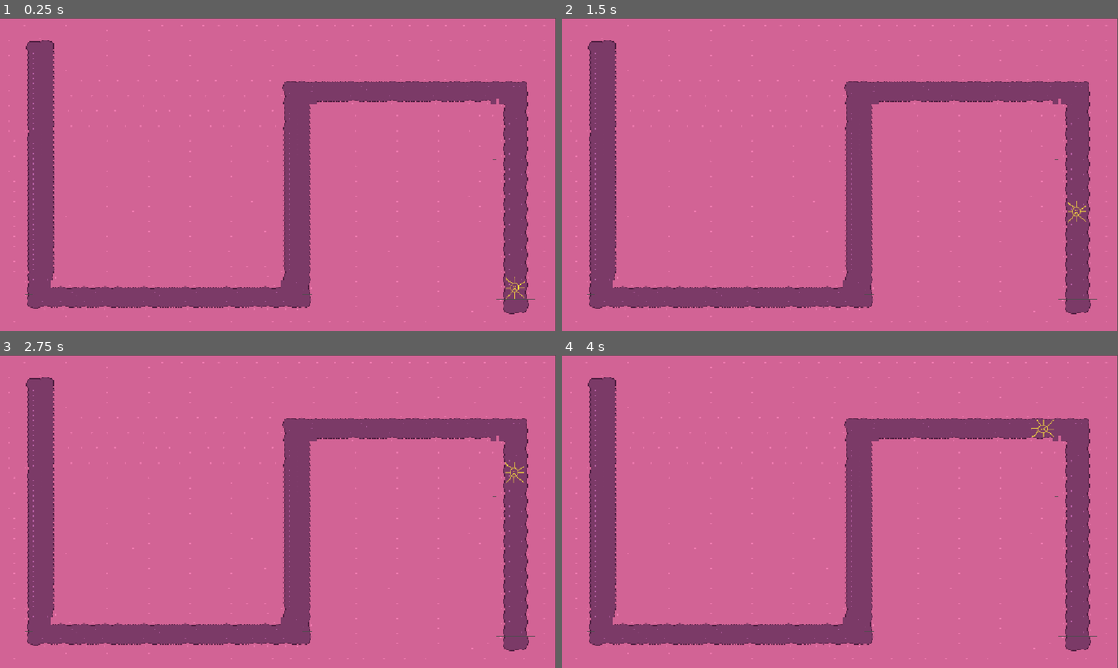
Above: before the commit, frames 1-4 (two rows, left to right).
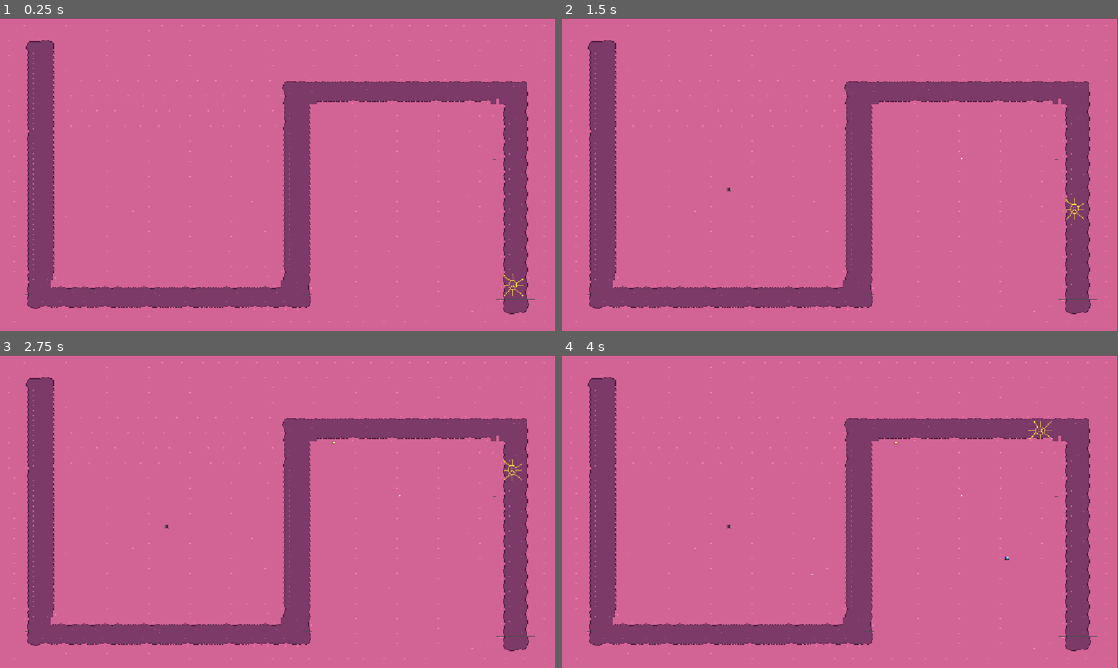
Above: after the commit, the same moments.

Repository: Justinhere2025/Keep-The-Sleep
Game: Godot game, scene res://Tileset.tscn
Two runs of this game, one before a commit and one after it. Both use one fixed random seed, a clock stepped at 60 frames per second and the inputs below.
Inputs (mouse positions are in pixels of both pictures, inside the frame that each line leads up to):
- Up to frame 1 (0.25 s): no input
- Up to frame 2 (1.5 s): move the mouse to (962, 158) at 0.52 s; tap 1 (select_Airpods, bound only after the commit) at 0.6 s; click (962, 158) at 0.67 s; tap 2 (select_Blanket, bound only after the commit) at 0.8, 1.35 s; move the mouse to (728, 190) at 1.27 s; click (728, 190) at 1.42 s
- Up to frame 3 (2.75 s): tap 3 (select_Book, bound only after the commit) at 1.55, 2.1 s; move the mouse to (333, 442) at 2.02 s; click (333, 442) at 2.17 s; tap 4 (select_Milk, bound only after the commit) at 2.3 s
- Up to frame 4 (4 s): move the mouse to (812, 574) at 2.77 s; tap 4 (select_Milk, bound only after the commit) at 2.85 s; click (812, 574) at 2.92 s; tap 5 (select_Picture, bound only after the commit) at 3.05, 3.6 s; move the mouse to (1006, 558) at 3.52 s; click (1006, 558) at 3.67 s; tap 6 (select_Pillow, bound only after the commit) at 3.8 s

The runs differ from the first frame. In frame 1, less than 0.1% of the frame differs, in the area x 90-95%, y 81-90%; in frame 2, 0.1%; in frame 3, 0.1%, in the area x 29-95%, y 27-56%; in frame 4, 0.1%.

Commit message:
Tried some code

Diff:
--- a/Tileset.tscn
+++ b/Tileset.tscn
@@ -3,7 +3,13 @@
 [ext_resource type="Texture2D" uid="uid://dnd61b1ia1e00" path="res://Assets/Tileset.png" id="1_x0y78"]
 [ext_resource type="Texture2D" uid="uid://ckbiacstkaylp" path="res://Piskel/Sun.png" id="4_83fej"]
 [ext_resource type="Script" uid="uid://00cjbq208n8a" path="res://Tower_manager.gd" id="4_ba2i4"]
+[ext_resource type="PackedScene" uid="uid://cwwjon7dxs3cb" path="res://Towers/Airpods.tscn" id="5_f3utf"]
 [ext_resource type="Script" uid="uid://cl3823medc5d2" path="res://path_follow_2d.gd" id="5_gieg7"]
+[ext_resource type="PackedScene" uid="uid://bh7ykster8snh" path="res://Towers/Blanket.tscn" id="6_cwyoe"]
+[ext_resource type="PackedScene" uid="uid://r73vk5xtemtb" path="res://Towers/Book.tscn" id="7_qmqe4"]
+[ext_resource type="PackedScene" uid="uid://c6d84cbppkut8" path="res://Towers/Milk.tscn" id="8_ct1mj"]
+[ext_resource type="PackedScene" uid="uid://vtn6cyqhm42" path="res://Towers/Picture.tscn" id="9_38p4l"]
+[ext_resource type="PackedScene" uid="uid://c8bv6vl4cdsx" path="res://Towers/Pillow.tscn" id="10_p7ypd"]
 
 [sub_resource type="TileSetAtlasSource" id="TileSetAtlasSource_y1tr2"]
 texture = ExtResource("1_x0y78")
@@ -15874,16 +15880,22 @@
 curve = SubResource("Curve2D_83fej")
 
 [node name="PathFollow2D" type="PathFollow2D" parent="Path2D" unique_id=1604379024]
-position = Vector2(467.00003, 672)
+position = Vector2(465, 687)
 rotation = -1.5743248
 loop = false
 script = ExtResource("5_gieg7")
 
 [node name="Sun" type="Sprite2D" parent="Path2D/PathFollow2D" unique_id=1828120193]
-position = Vector2(26.631367, -0.9985094)
+position = Vector2(44.045586, -12.844727)
 rotation = 1.5652697
 scale = Vector2(3.5895786, 4.48696)
 texture = ExtResource("4_83fej")
 
-[node name="Node2D" type="Node2D" parent="." unique_id=121414810]
+[node name="Tower Placer" type="Node2D" parent="." unique_id=121414810]
 script = ExtResource("4_ba2i4")
+Airpods = ExtResource("5_f3utf")
+Blanket = ExtResource("6_cwyoe")
+Book = ExtResource("7_qmqe4")
+Milk = ExtResource("8_ct1mj")
+Picture = ExtResource("9_38p4l")
+Pillow = ExtResource("10_p7ypd")
--- a/Tower_manager.gd
+++ b/Tower_manager.gd
@@ -12,6 +12,7 @@
 
 func _process(_delta: float) -> void:
 	if Input.is_action_just_pressed("select_Airpods"):
+		print("Airpods detected!")
 		selected_tower = Airpods
 
 	if Input.is_action_just_pressed("select_Blanket"):
@@ -36,4 +37,18 @@
 func _unhandled_input(event: InputEvent) -> void:
 	if event is InputEventMouseButton:
 		if event.button_index == MOUSE_BUTTON_LEFT and event.pressed:
+			print("Map Clicked!")
 			place_tower()
+
+func place_tower() -> void:
+	if selected_tower == null:
+		print("No tower selected")
+		return
+
+	var tower = selected_tower.instantiate();
+	add_child(tower)
+
+	tower.global_position = get_global_mouse_position()
+	tower.z_index = 10
+
+	print("Tower Placed!")
--- /dev/null
+++ b/Towers/Airpods.tscn
@@ -0,0 +1,6 @@
+[gd_scene format=3 uid="uid://cwwjon7dxs3cb"]
+
+[ext_resource type="Texture2D" uid="uid://yct0q0hwkyei" path="res://Piskel/Airpods.png" id="1_5ttir"]
+
+[node name="Sprite2D" type="Sprite2D" unique_id=2005478553]
+texture = ExtResource("1_5ttir")
--- /dev/null
+++ b/Towers/Blanket.tscn
@@ -0,0 +1,6 @@
+[gd_scene format=3 uid="uid://bh7ykster8snh"]
+
+[ext_resource type="Texture2D" uid="uid://b2lnr0xwco7if" path="res://Piskel/Blanket.png" id="1_08y82"]
+
+[node name="Sprite2D" type="Sprite2D" unique_id=573130951]
+texture = ExtResource("1_08y82")
--- /dev/null
+++ b/Towers/Book.tscn
@@ -0,0 +1,6 @@
+[gd_scene format=3 uid="uid://r73vk5xtemtb"]
+
+[ext_resource type="Texture2D" uid="uid://dj03a44ehfrbk" path="res://Piskel/Book.png" id="1_ckbho"]
+
+[node name="Sprite2D" type="Sprite2D" unique_id=312847716]
+texture = ExtResource("1_ckbho")
--- /dev/null
+++ b/Towers/Milk.tscn
@@ -0,0 +1,6 @@
+[gd_scene format=3 uid="uid://c6d84cbppkut8"]
+
+[ext_resource type="Texture2D" uid="uid://dovju7virkdqg" path="res://Piskel/Milk.png" id="1_6m0qm"]
+
+[node name="Sprite2D" type="Sprite2D" unique_id=1608228232]
+texture = ExtResource("1_6m0qm")
--- /dev/null
+++ b/Towers/Picture.tscn
@@ -0,0 +1,6 @@
+[gd_scene format=3 uid="uid://vtn6cyqhm42"]
+
+[ext_resource type="Texture2D" uid="uid://dlu1a64gf5784" path="res://Piskel/Picture.png" id="1_ffylq"]
+
+[node name="Sprite2D" type="Sprite2D" unique_id=436277826]
+texture = ExtResource("1_ffylq")
--- /dev/null
+++ b/Towers/Pillow.tscn
@@ -0,0 +1,6 @@
+[gd_scene format=3 uid="uid://c8bv6vl4cdsx"]
+
+[ext_resource type="Texture2D" uid="uid://hxxj5bg3aryx" path="res://Piskel/Pillow.png" id="1_87mpn"]
+
+[node name="Sprite2D" type="Sprite2D" unique_id=106033120]
+texture = ExtResource("1_87mpn")
--- a/project.godot
+++ b/project.godot
@@ -22,37 +22,37 @@
 
 [input]
 
-Airpods={
+select_Airpods={
 "deadzone": 0.2,
 "events": [Object(InputEventKey,"resource_local_to_scene":false,"resource_name":"","device":-1,"window_id":0,"alt_press …(191 unchanged characters)…
 ]
 }
-Sleep_Mask={
+select_Blanket={
 "deadzone": 0.2,
 "events": [Object(InputEventKey,"resource_local_to_scene":false,"resource_name":"","device":-1,"window_id":0,"alt_press …(191 unchanged characters)…
 ]
 }
-Picture={
+select_Book={
 "deadzone": 0.2,
 "events": [Object(InputEventKey,"resource_local_to_scene":false,"resource_name":"","device":-1,"window_id":0,"alt_press …(191 unchanged characters)…
 ]
 }
-Blanket={
+select_Milk={
 "deadzone": 0.2,
 "events": [Object(InputEventKey,"resource_local_to_scene":false,"resource_name":"","device":-1,"window_id":0,"alt_press …(191 unchanged characters)…
 ]
 }
-Pillow={
+select_Picture={
 "deadzone": 0.2,
 "events": [Object(InputEventKey,"resource_local_to_scene":false,"resource_name":"","device":-1,"window_id":0,"alt_press …(191 unchanged characters)…
 ]
 }
-Book={
+select_Pillow={
 "deadzone": 0.2,
 "events": [Object(InputEventKey,"resource_local_to_scene":false,"resource_name":"","device":-1,"window_id":0,"alt_press …(191 unchanged characters)…
 ]
 }
-Milk={
+select_Sleep_Mask={
 "deadzone": 0.2,
 "events": [Object(InputEventKey,"resource_local_to_scene":false,"resource_name":"","device":-1,"window_id":0,"alt_press …(191 unchanged characters)…
 ]
